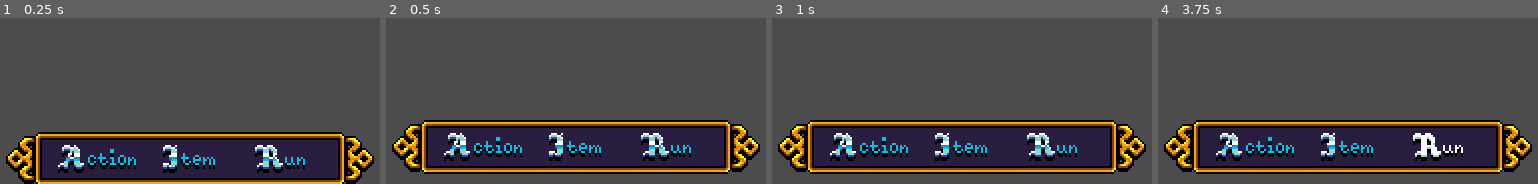
Above: before the commit, frames 1-4 (left to right).
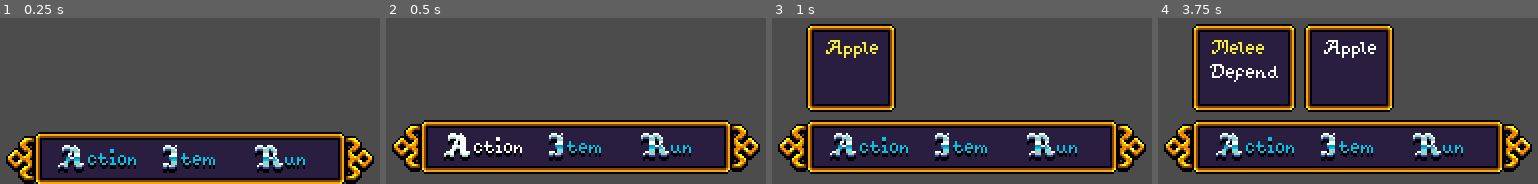
Above: after the commit, the same moments.

Repository: apiotrowski255/westwick
Game: Godot game, scene res://UI/BattleMenuManager.tscn
The game is run twice, just before and just after one commit, with the same random seed, the same clock (stepped at 60 frames per second) and the same inputs. This scene is started directly instead of the project's main scene.
Inputs (mouse positions are in pixels of both pictures, inside the frame that each line leads up to):
- Up to frame 1 (0.25 s): no input
- Up to frame 2 (0.5 s): no input
- Up to frame 3 (1 s): tap Enter (ui_accept) at 0.5, 0.77 s; hold Right (ui_right) from 0.53 s (still down)
- Up to frame 4 (3.75 s): release Right (ui_right) at 1.25 s; click (1256, 147) at 1.25 s; click (1348, 147) at 2 s; click (1439, 147) at 2.75 s; click (1245, 46) at 3.5 s, where only the run after the commit has a clickable "Melee"

Frame 1 is identical in both runs. In frame 2, 0.7% of the frame differs, in the area x 15-36%, y 70-84%; in frame 3, 12%; in frame 4, 27%, in the area x 8-81%, y 3-84%.

Commit message:
adding in sub menus

Diff:
--- a/ClassStats/ElizabethClassStats.tres
+++ b/ClassStats/ElizabethClassStats.tres
@@ -1,9 +1,10 @@
-[gd_resource type="Resource" load_steps=5 format=2]
+[gd_resource type="Resource" load_steps=6 format=2]
 
 [ext_resource path="res://ClassStats/PlayerClassStats.gd" type="Script" id=1]
 [ext_resource path="res://Battle/ElizabethBattleAnimations.tscn" type="PackedScene" id=2]
 [ext_resource path="res://BattleActions/MeleeBattleAction.tres" type="Resource" id=3]
 [ext_resource path="res://BattleActions/DefendBattleAction.tres" type="Resource" id=4]
+[ext_resource path="res://Items/Inventory.tres" type="Resource" id=5]
 
 [resource]
 script = ExtResource( 1 )
@@ -13,3 +14,4 @@
 defense = 8
 battle_actions = [ ExtResource( 3 ), ExtResource( 4 ) ]
 battle_animations = ExtResource( 2 )
+inventory = ExtResource( 5 )
--- a/ClassStats/PlayerClassStats.gd
+++ b/ClassStats/PlayerClassStats.gd
@@ -3,9 +3,9 @@
 
 const MAX_EXPERIENCE := 100
 
+export(Resource) var inventory : Resource
+
 var experience := 0 setget set_experience
-
-
 
 func set_experience(value : int) -> void:
 	experience = value
--- a/Items/Inventory.tres
+++ b/Items/Inventory.tres
@@ -1,7 +1,8 @@
-[gd_resource type="Resource" load_steps=2 format=2]
+[gd_resource type="Resource" load_steps=3 format=2]
 
 [ext_resource path="res://Items/Inventory.gd" type="Script" id=1]
+[ext_resource path="res://Items/AppleItem.tres" type="Resource" id=2]
 
 [resource]
 script = ExtResource( 1 )
-items = [  ]
+items = [ ExtResource( 2 ) ]
--- a/UI/BattleMenuManager.gd
+++ b/UI/BattleMenuManager.gd
@@ -1,8 +1,32 @@
 extends Control
+
+var elizabethStats : PlayerClassStats = ReferenceStash.elizabethStats
 
 onready var battle_menu: HBoxContainer = $"%BattleMenu"
 onready var action_list: PanelContainer = $"%ActionList"
 onready var item_list: PanelContainer = $"%ItemList"
 
 func _ready() -> void:
-	battle_menu.show_menu()
+	action_list.fill(elizabethStats.battle_actions)
+	item_list.fill(elizabethStats.inventory.items)
+	action_list.grab_button_focus()
+	yield(battle_menu.show_menu(), "completed")
+	battle_menu.grab_action_focus()
+
+
+func _on_BattleMenu_menu_option_selected(option : int) -> void:
+	match option:
+		BattleMenu.ACTION: # could also use battle_menu.ACTION
+			action_list.show()
+			action_list.grab_button_focus()
+		BattleMenu.ITEM:
+			item_list.show()
+			item_list.grab_button_focus()
+
+
+func _on_ActionList_resource_selected(resource : BattleAction) -> void:
+	print(resource.name)
+
+
+func _on_ItemList_resource_selected(resource : Item) -> void:
+	print(resource.name)
--- a/UI/BattleMenuManager.tscn
+++ b/UI/BattleMenuManager.tscn
@@ -33,3 +33,7 @@
 visible = false
 margin_right = 18.0
 margin_bottom = 44.0
+
+[connection signal="menu_option_selected" from="BattleMenu" to="." method="_on_BattleMenu_menu_option_selected"]
+[connection signal="resource_selected" from="BattleMenu/SubmenuPosition/MenuContainer/ActionList" to="." method="_on_ActionList_resource_selected"]
+[connection signal="resource_selected" from="BattleMenu/SubmenuPosition/MenuContainer/ItemList" to="." method="_on_ItemList_resource_selected"]
--- a/UI/ScrollList.gd
+++ b/UI/ScrollList.gd
@@ -1,16 +1,14 @@
 extends PanelContainer
 class_name ScrollList
-
-var elizabethStats : PlayerClassStats = ReferenceStash.elizabethStats
 
 const ResourceButtonScene := preload("res://UI/ResourceButton.tscn")
 
 onready var scroll_container: ScrollContainer = $"%ScrollContainer"
 onready var button_container: VBoxContainer = $"%ButtonContainer"
 
-func _ready() -> void:
-	fill(elizabethStats.battle_actions)
-	connect_scroll_children()
+signal resource_selected(resource)
+
+func grab_button_focus() -> void:
 	if button_container.get_child_count() > 0:
 		button_container.get_child(0).grab_focus()
 
@@ -19,6 +17,7 @@
 		var resource_button : ResourceButton = add_resource_button()
 		resource_button.resource = resource
 		resource_button.text = resource.name
+	connect_scroll_children()
 
 func add_resource_button() -> ResourceButton:
 	var resource_button : ResourceButton = ResourceButtonScene.instance()
@@ -54,4 +53,4 @@
 	return focused_scroll
 
 func _on_resource_selected(resource: Resource) -> void:
-	print(resource.name)
+	emit_signal("resource_selected", resource)
